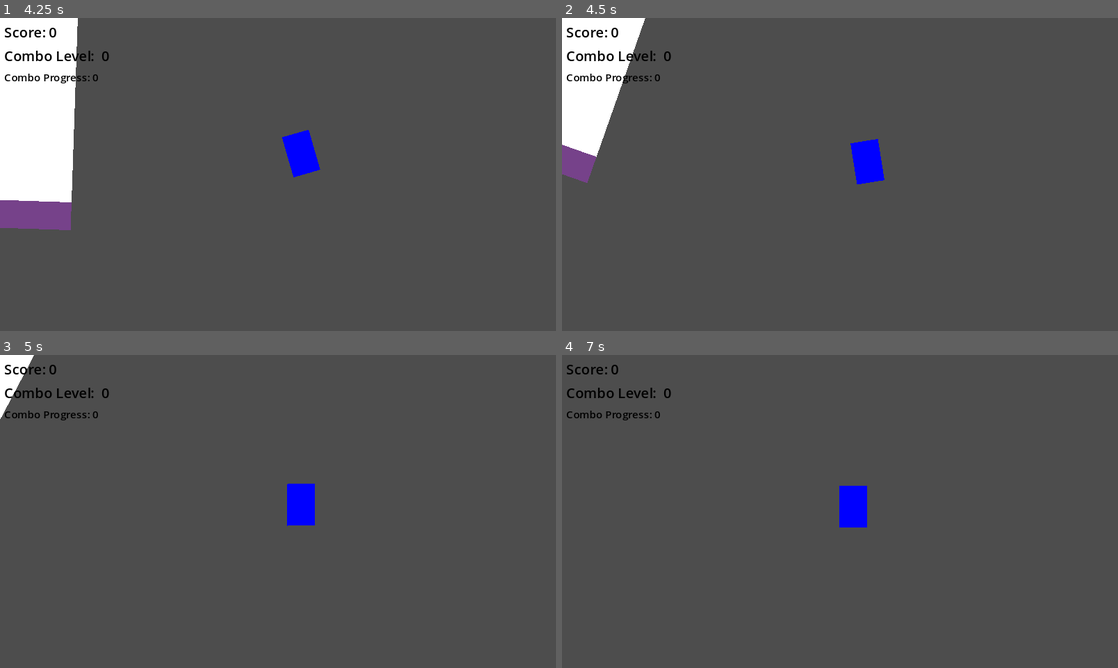
Above: before the commit, frames 1-4 (two rows, left to right).
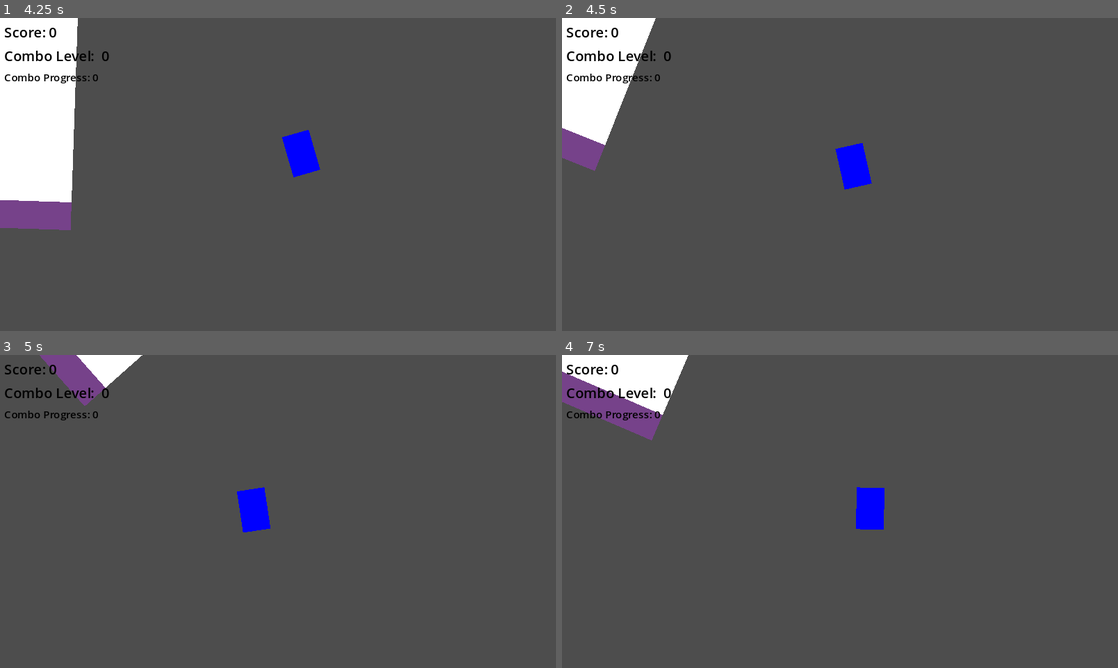
Above: after the commit, the same moments.

Repository: lukeledvina/UnleashTheBeast
Game: Godot game, scene res://Game/game.tscn
The game is run twice, just before and just after one commit, with the same random seed, the same clock (stepped at 60 frames per second) and the same inputs.
Inputs:
- Up to frame 1 (4.25 s): tap Enter at 0.5 s; hold D (right) 0.53-1.28 s; hold Space (drift) 0.53-1.28 s; hold S (down) 1.28-2.03 s; tap Space (drift) at 1.35, 2.85 s; hold D (right) 2.03-2.78 s; hold Space (drift) 2.03-2.78 s; hold W (up) 2.78-3.53 s; hold A (left) from 3.53 s (still down); hold Space (drift) from 3.53 s (still down)
- Up to frame 2 (4.5 s): keep holding A (left); release Space (drift) at 4.28 s; tap Space (drift) at 4.35 s
- Up to frame 3 (5 s): keep holding A (left)
- Up to frame 4 (7 s): release A (left) at 5.03 s; hold S (down) 5.03-5.78 s; hold Space (drift) 5.03-5.78 s; hold D (right) 5.78-6.53 s; tap Space (drift) at 5.85 s; hold W (up) from 6.53 s (still down); hold Space (drift) from 6.53 s (still down)

Frame 1 is identical in both runs. In frame 2, 1.9% of the frame differs, in the area x 0-58%, y 0-55%; in frame 3, 3.4%; in frame 4, 4.9%, in the area x 0-58%, y 0-56%.

Commit message:
Improve Player Controller greatly

Diff:
--- a/Player/player.gd
+++ b/Player/player.gd
@@ -6,7 +6,8 @@
 var max_speed: int = 200
 var min_speed: int = 100
 var acceleration: float = 0.1
-var rotation_speed: float = 1.5
+var drift_speed: float = 1.5
+var turn_speed: float = 0.75
 var friction: float = 0.01
 
 
@@ -16,6 +17,9 @@
 	if Input.is_action_pressed("drift"):
 		input_direction.y = 0
 		drift(input_direction.x)
+	elif input_direction.x != 0:
+		rotation_degrees += turn_speed * input_direction.x
+		velocity = velocity.lerp(input_direction.rotated(deg_to_rad(rotation_degrees)) * max_speed, acceleration)
 	elif input_direction.y != 0:
 		velocity = velocity.lerp(input_direction.rotated(deg_to_rad(rotation_degrees)) * max_speed, acceleration)
 	else:
@@ -27,4 +31,4 @@
 
 
 func drift(direction):
-	rotation_degrees += rotation_speed * direction
+	rotation_degrees += drift_speed * direction
Not shown, changed: TODO.txt
